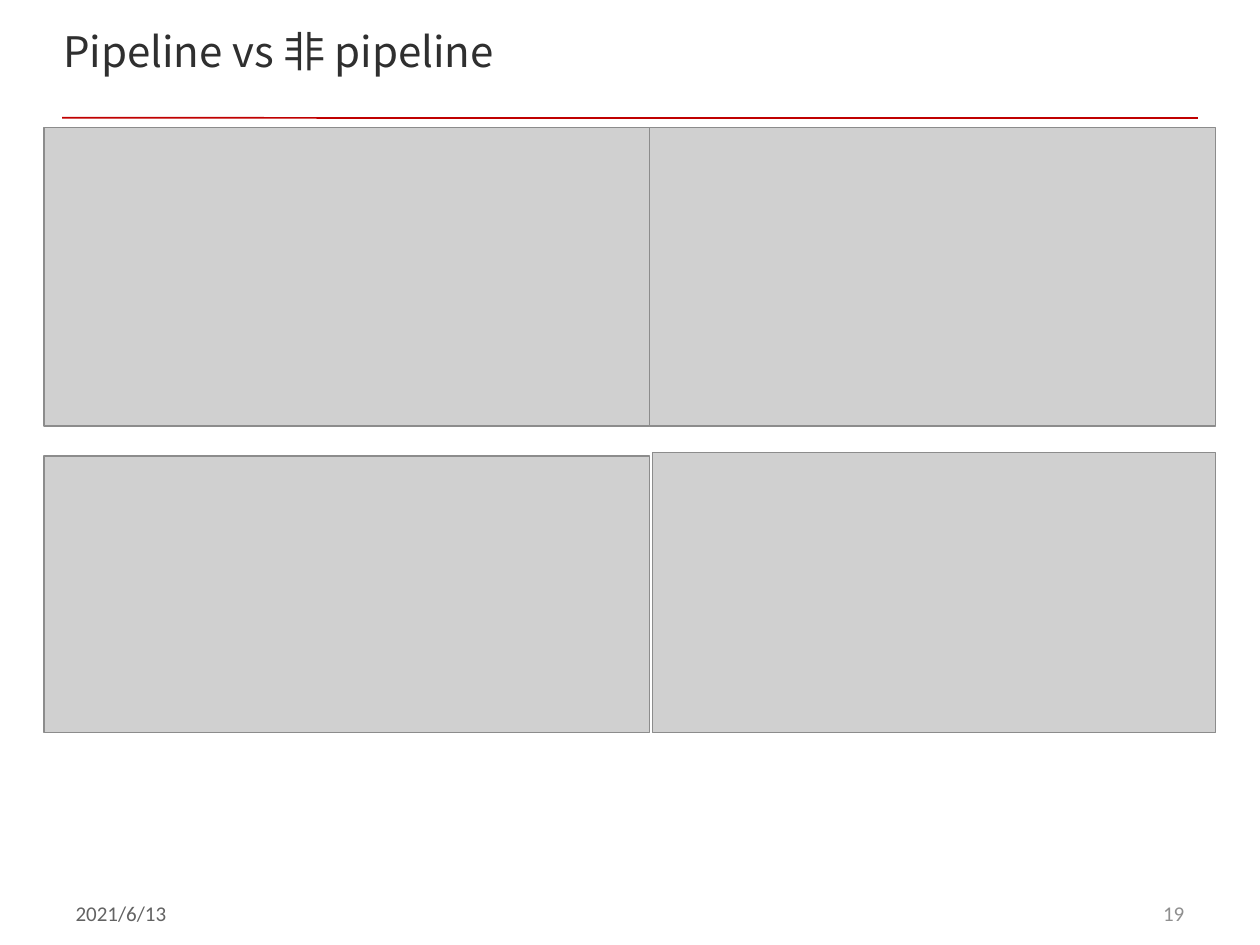
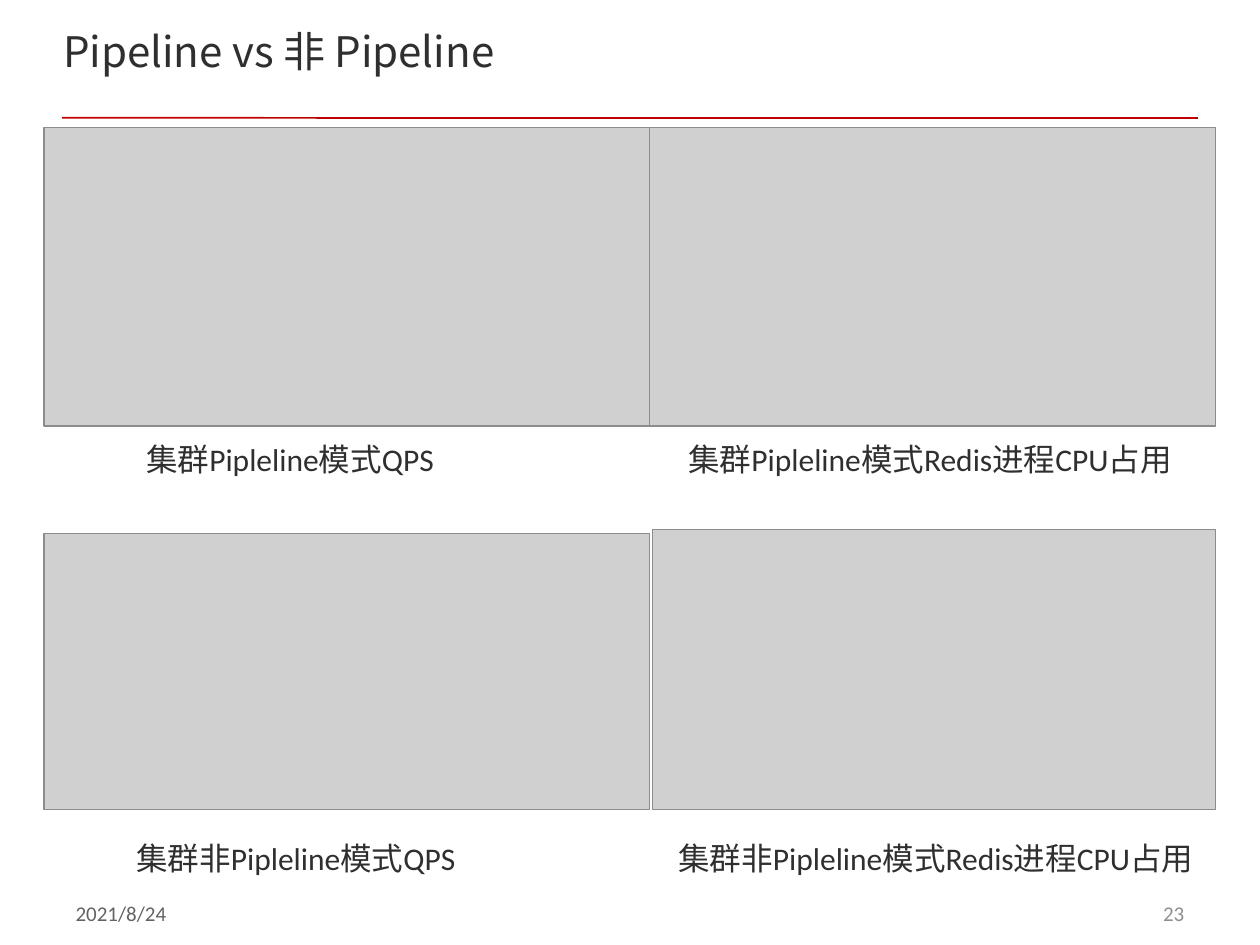
Before and after one commit to acl-dev/acl, a slide deck: slide 23 of doc/redis_cluster.pptx (slide 19 before the commit). Drawn at 1260x945 pixels with LibreOffice and Linux fonts; fonts in the diff are those of the drawing; grey boxes stand for pictures. Boxes give left, top, right and bottom in pixels: in the first picture for what was removed or moved away, otherwise in the second. Text is boxed around its words. In the diff, an @@ line names an element or a change of style, - is before the commit and + after.

```diff
--- a/doc/redis_cluster.pptx
+++ b/doc/redis_cluster.pptx
@@ title at box(63, 32, 495, 77): text changed @@
-Pipeline vs 非 pipeline
+Pipeline vs 非 Pipeline
@@ text added at box(146, 444, 434, 476), 18 pt, text #2F2F2F @@
+集群Pipleline模式QPS
@@ text added at box(688, 444, 1171, 476), 18 pt, text #2F2F2F @@
+集群Pipleline模式Redis进程CPU占用
@@ picture: place and size @@
-picture at box(44, 456, 650, 732)
+picture at box(44, 533, 650, 809)
@@ picture: place and size @@
-picture at box(653, 452, 1216, 732)
+picture at box(653, 530, 1216, 810)
@@ text added at box(136, 843, 455, 875), 18 pt, text #2F2F2F @@
+集群非Pipleline模式QPS
@@ text added at box(678, 843, 1193, 875), 18 pt, text #2F2F2F @@
+集群非Pipleline模式Redis进程CPU占用
@@ text at box(76, 906, 167, 922): text changed @@
-2021/6/13
+2021/8/24
@@ page number at box(1163, 907, 1184, 921): text changed @@
-19
+23
```
Also in this commit, not shown: 26 other slides changed, 4 slides added.
